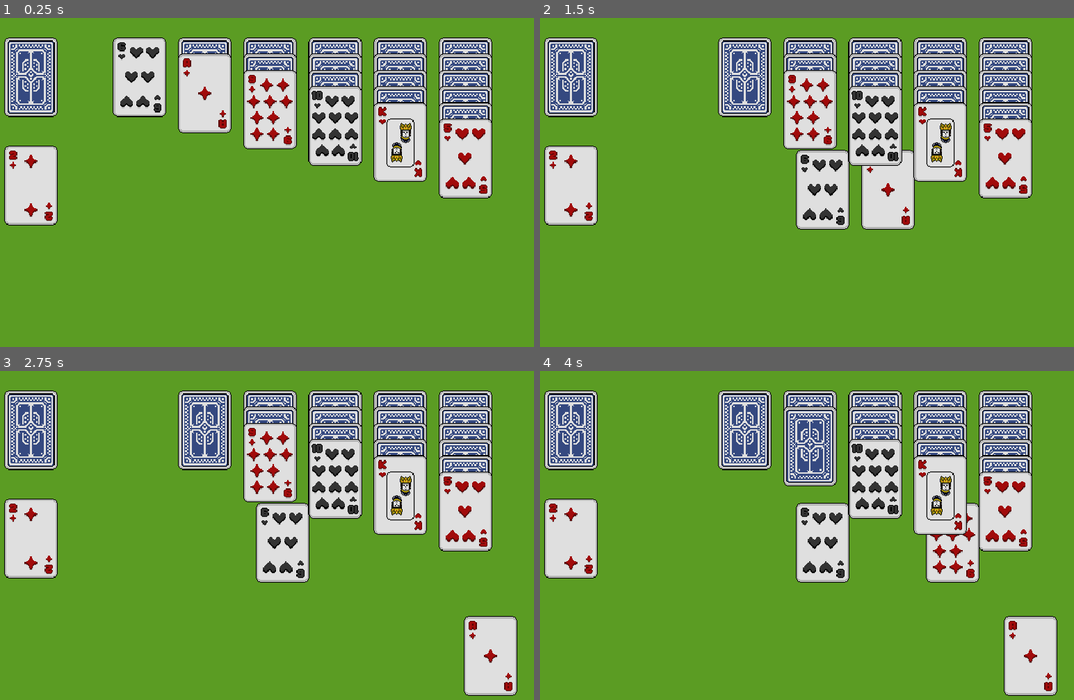
Above: before the commit, frames 1-4 (two rows, left to right).
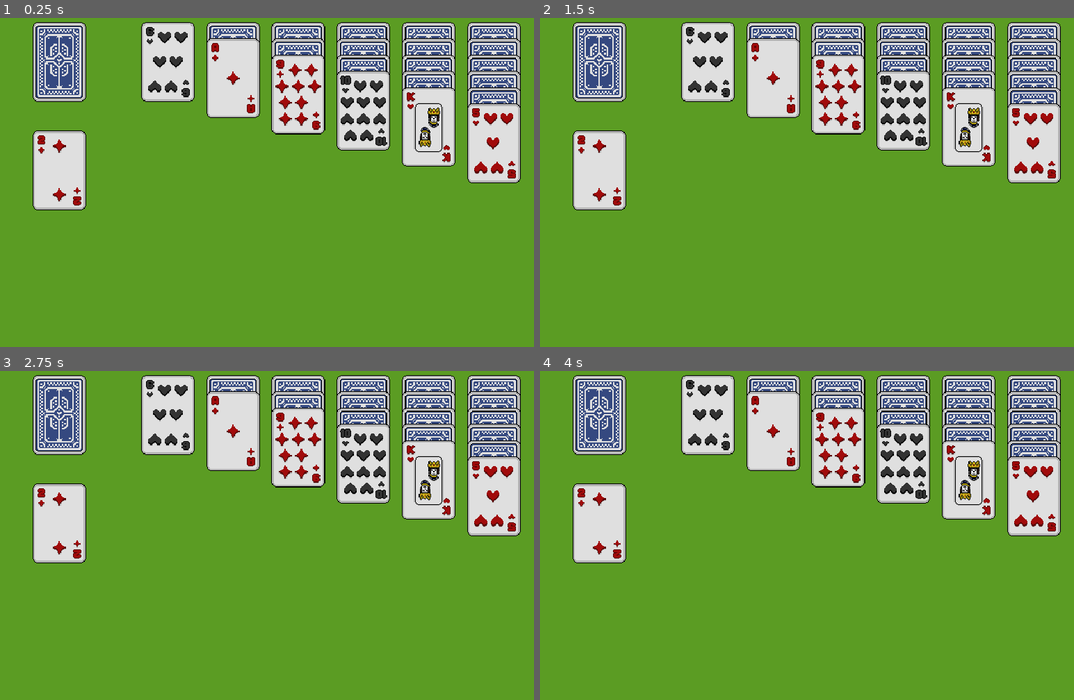
Above: after the commit, the same moments.

Repository: Toucan4Life/Solitaire
Game: Godot game, scene res://scenes/Board.tscn
Same seed, same stepped clock (60 frames per second), same inputs: the game is played once before the commit and once after it.
Inputs (mouse positions are in pixels of both pictures, inside the frame that each line leads up to):
- Up to frame 1 (0.25 s): no input
- Up to frame 2 (1.5 s): tap Enter at 0.5 s; move the mouse to (678, 77) at 0.52 s; click (678, 77) at 0.6 s; tap Space at 1.25 s; move the mouse to (742, 77) at 1.27 s; click (742, 77) at 1.35 s
- Up to frame 3 (2.75 s): tap Enter at 2 s; move the mouse to (347, 542) at 2.02 s; click (347, 542) at 2.1 s
- Up to frame 4 (4 s): tap Space at 2.75 s; move the mouse to (812, 430) at 2.77 s; click (812, 430) at 2.85 s; tap Enter at 3.5 s; move the mouse to (812, 446) at 3.52 s; click (812, 446) at 3.6 s

The runs differ from the first frame. In frame 1, 32% of the frame differs, in the area x 0-98%, y 1-64%; in frame 2, 35%; in frame 3, 35%; in frame 4, 37%, in the area x 0-98%, y 1-99%.

Commit message:
working solitaire

Diff:
--- a/project.godot
+++ b/project.godot
@@ -30,6 +30,10 @@
 version_control/plugin_name="GitPlugin"
 version_control/autoload_on_startup=true
 
+[global_group]
+
+card=""
+
 [input]
 
 left_click={
--- a/scenes/Card.tscn
+++ b/scenes/Card.tscn
@@ -6,16 +6,14 @@
 [sub_resource type="RectangleShape2D" id="RectangleShape2D_bsiyw"]
 size = Vector2(98, 146)
 
-[node name="Card" type="Area2D"]
+[node name="Card" type="Area2D" groups=["card"]]
 script = ExtResource("1_us4iu")
 
 [node name="Sprite2D" type="Sprite2D" parent="."]
-position = Vector2(263, 208)
 scale = Vector2(1.5, 1.5)
 texture = ExtResource("1_ie2fi")
 
-[node name="CollisionShape2D" type="CollisionShape2D" parent="."]
-position = Vector2(263, 208)
+[node name="CollisionShape2D" type="CollisionShape2D" parent="." groups=["card"]]
 shape = SubResource("RectangleShape2D_bsiyw")
 
 [connection signal="mouse_entered" from="." to="." method="_on_mouse_entered"]
--- a/scripts/board.gd
+++ b/scripts/board.gd
@@ -1,7 +1,5 @@
 extends Node2D
 
-const PILE_X_OFFSET = 35
-const PILE_Y_OFFSET = 20
 # Called when the node enters the scene tree for the first time.
 func _ready() -> void:
 	init_deck()
@@ -18,16 +16,31 @@
 	seed(1)
 	GameManager.deck.shuffle()
 
+func get_empty_card():
+	var card = preload("res://scenes/Card.tscn").instantiate()
+
+	card.value = -1
+	card.suit = -1
+	card.flip()
+	return card
+
 func deal_cards():
 	for i in range(GameManager.NO_OF_PILES):
 		var pile = GameManager.piles[i]
+
+		var empty_card = get_empty_card()
+		empty_card.pile_id = i
+		empty_card.position = GameManager.get_pile_position(i, 0, GameManager.PILE_X_OFFSET, GameManager.PILE_Y_OFFSET)
+		pile.append(empty_card)
+		add_child(empty_card)
+
 		for j in range(0 , i + 1):
 			var card = GameManager.deck.pop_back()
 			card.z_index = j
 			if j == i:
 				# flip the top-most card
 				card.flip()
-			card.position = GameManager.get_pile_position(i, j, PILE_X_OFFSET, PILE_Y_OFFSET)
+			card.position = GameManager.get_pile_position(i, j, GameManager.PILE_X_OFFSET, GameManager.PILE_Y_OFFSET)
 			card.pile_id = i
 			pile.append(card)
 			add_child(card)
@@ -36,12 +49,12 @@
 	for i in range(len(GameManager.deck) - 1):
 		var card = GameManager.deck[i]
 		card.stock = true
-		card.position = GameManager.get_pile_position(0,0,PILE_X_OFFSET - 200, PILE_Y_OFFSET)
+		card.position = GameManager.get_pile_position(0,0,GameManager.PILE_X_OFFSET - 200, GameManager.PILE_Y_OFFSET)
 		add_child(card)
 
 	#place the last card from set below for use
-	var card = GameManager.deck[-1]
-	card.stock = false
-	card.flip()
-	card.position = GameManager.get_pile_position(0,0,PILE_X_OFFSET - 200, PILE_Y_OFFSET + 200)
-	add_child(card)
+	var last_card = GameManager.deck[-1]
+	last_card.stock = false
+	last_card.flip()
+	last_card.position = GameManager.get_pile_position(0,0,GameManager.PILE_X_OFFSET - 200, GameManager.PILE_Y_OFFSET + 200)
+	add_child(last_card)
--- a/scripts/card.gd
+++ b/scripts/card.gd
@@ -8,6 +8,7 @@
 var pile_id = null # Keep track on what pile is the card
 var stock:bool = false # Keep track if the card is in stockpile
 var is_mouse_entered:bool = false
+var previous_position = []
 
 @onready var sprite:Sprite2D = $Sprite2D
 
@@ -16,12 +17,17 @@
 	update_sprite()
 
 func _input(event):
-	if not is_mouse_entered:
+	if not is_mouse_entered or (suit == -1 and value == -1):
+		return
+
+	if Input.is_action_just_pressed("left_click") and stock:
+		update_stock_top()
 		return
 
 	if Input.is_action_just_pressed("left_click") and flipped:
 		is_dragging = true
-	elif event is  InputEventMouse and is_dragging:
+		remember_card_positions()
+	elif event is  InputEventMouseMotion and is_dragging:
 		move_cards()
 	elif Input.is_action_just_released("left_click") and is_dragging:
 		is_dragging = false
@@ -31,9 +37,11 @@
 func update_sprite():
 	if sprite:
 		sprite.texture = get_texture()
+		if suit == -1 and value == -1:
+			sprite.hide()
 
 func get_texture():
-	if not flipped:
+	if not flipped or (suit == -1 and value == -1):
 		return preload("res://card_assets/Back1.png")
 
 	var res_path = "res://card_assets/{value}.{suit}.png".format({
@@ -47,7 +55,100 @@
 	flipped = !flipped
 	update_sprite()
 
+func check_valid_move(card):
+	if card.pile_id == null or card.pile_id == pile_id:
+		return false
+
+	var pile = GameManager.piles[card.pile_id]
+
+	if len(pile) == 1 and card.suit == -1 and card.value == -1 :
+		return true
+
+	if not card.flipped:
+		return false
+
+	if value == pile[-1].value - 1 and suit % 2 != pile[-1].suit % 2 :
+		return true
+
+	return false
+
+func move_to_new_pile(new_card):
+	if pile_id != null:
+		var current_pile = GameManager.piles[pile_id]
+		var current_card_index = current_pile.find(self)
+
+		var new_pile = GameManager.piles[new_card.pile_id]
+
+		# Move cards from current_pile to new_pile
+		var cards_to_move = current_pile.slice(current_card_index, len(current_pile))
+		for i in range(len(cards_to_move)):
+			var card = cards_to_move[i]
+			card.position = GameManager.get_pile_position(
+				new_card.pile_id, len(new_pile) - 1,
+				GameManager.PILE_X_OFFSET, GameManager.PILE_Y_OFFSET
+			)
+			card.z_index = new_pile[-1].z_index + 1
+			card.pile_id = new_card.pile_id
+			new_pile.append(card)
+
+		# Remove the top cards from old pile
+		for i in range(len(cards_to_move)):
+			current_pile.pop_back()
+
+		# Flip the top-most card of previous pile after moving
+		if len(current_pile) > 1:
+			current_pile.back().flip()
+
+	elif pile_id == null:
+		var new_pile = GameManager.piles[new_card.pile_id]
+		var card = GameManager.deck.pop_back()
+
+		card.stock = false
+		card.position = GameManager.get_pile_position(new_card.pile_id, len(new_pile) - 1, GameManager.PILE_X_OFFSET, GameManager.PILE_Y_OFFSET)
+		card.z_index = new_pile[-1].z_index + 1
+		card.pile_id = new_card.pile_id
+		new_pile.append(card)
+
+		if len(GameManager.deck) > 1:
+			var card_on_stock = GameManager.deck[-1]
+			card_on_stock.stock = false
+			card_on_stock.flip()
+			card_on_stock.position = GameManager.get_pile_position(0,0, GameManager.PILE_X_OFFSET - 200, GameManager.PILE_Y_OFFSET + 200)
+
+	previous_position = []
+	if check_win():
+		print("YOU WON!!!")
+
+func update_stock_top():
+	var current_stock_top = GameManager.deck.pop_back()
+	current_stock_top.flip()
+	current_stock_top.stock = true
+	var pos = current_stock_top.position
+	current_stock_top.position = GameManager.deck[0].position
+
+	GameManager.deck.insert(0,current_stock_top)
+
+	if len(GameManager.deck) > 1:
+		var new_card = GameManager.deck[-1]
+		new_card.stock = false
+		new_card.flip()
+		new_card.position = pos
+
+func check_win():
+	if len(GameManager.deck) > 0:
+		return false
+	for pile in GameManager.piles:
+		for card in pile:
+			if not card.flipped:
+				return false
+	return true
+
 func move_cards():
+	if pile_id == null :
+		position = get_global_mouse_position()
+		z_index = 100
+		return
+
 	var pile = GameManager.piles[pile_id]
 	var current_card_index = pile.find(self)
 	if len(pile) > current_card_index:
@@ -55,13 +156,52 @@
 		for i in range(len(cards_to_move)):
 			var card = cards_to_move[i]
 			card.position = get_global_mouse_position()
-	pass
+			card.position.y += 30 * i
+			card.z_index = 100 + i
 
 func drop_card():
-	pass
+	var overlapping_areas = get_overlapping_areas()
+	for area in overlapping_areas:
+		if area.is_in_group("card"):
+			if check_valid_move(area):
+				move_to_new_pile(area)
+				return true
+	return false
+
+func remember_card_positions():
+	previous_position = []
+	if pile_id == null:
+		previous_position.append({
+			"position" : position
+		})
+		z_index = 100
+		return
+
+	var pile = GameManager.piles[pile_id]
+	var current_card_index = pile.find(self)
+	if len(pile) > current_card_index:
+		var cards_to_move = pile.slice(current_card_index,len(pile))
+		for card in cards_to_move :
+			previous_position.append({
+				"position" : card.position
+			})
 
 func reset_cards():
-	pass
+	# stock card
+	if pile_id == null:
+		position = previous_position[0]["position"]
+		z_index = 1
+	else:
+		var pile = GameManager.piles[pile_id]
+		var current_card_index = pile.find(self)
+		if len(pile) > current_card_index:
+			var cards_to_move = pile.slice(current_card_index, len(pile))
+			for i in range(len(previous_position)):
+				var card = cards_to_move[i]
+				card.position = previous_position[i]["position"]
+				card.z_index = pile[current_card_index - 1].z_index + i + 1
+
+	previous_position = []
 
 func _on_mouse_entered() -> void:
 	is_mouse_entered = true;
--- a/scripts/game_manager.gd
+++ b/scripts/game_manager.gd
@@ -1,6 +1,8 @@
 extends Node
 
 const NO_OF_PILES = 6
+const PILE_X_OFFSET = 350
+const PILE_Y_OFFSET = 200
 
 var deck = []
 var piles = []
